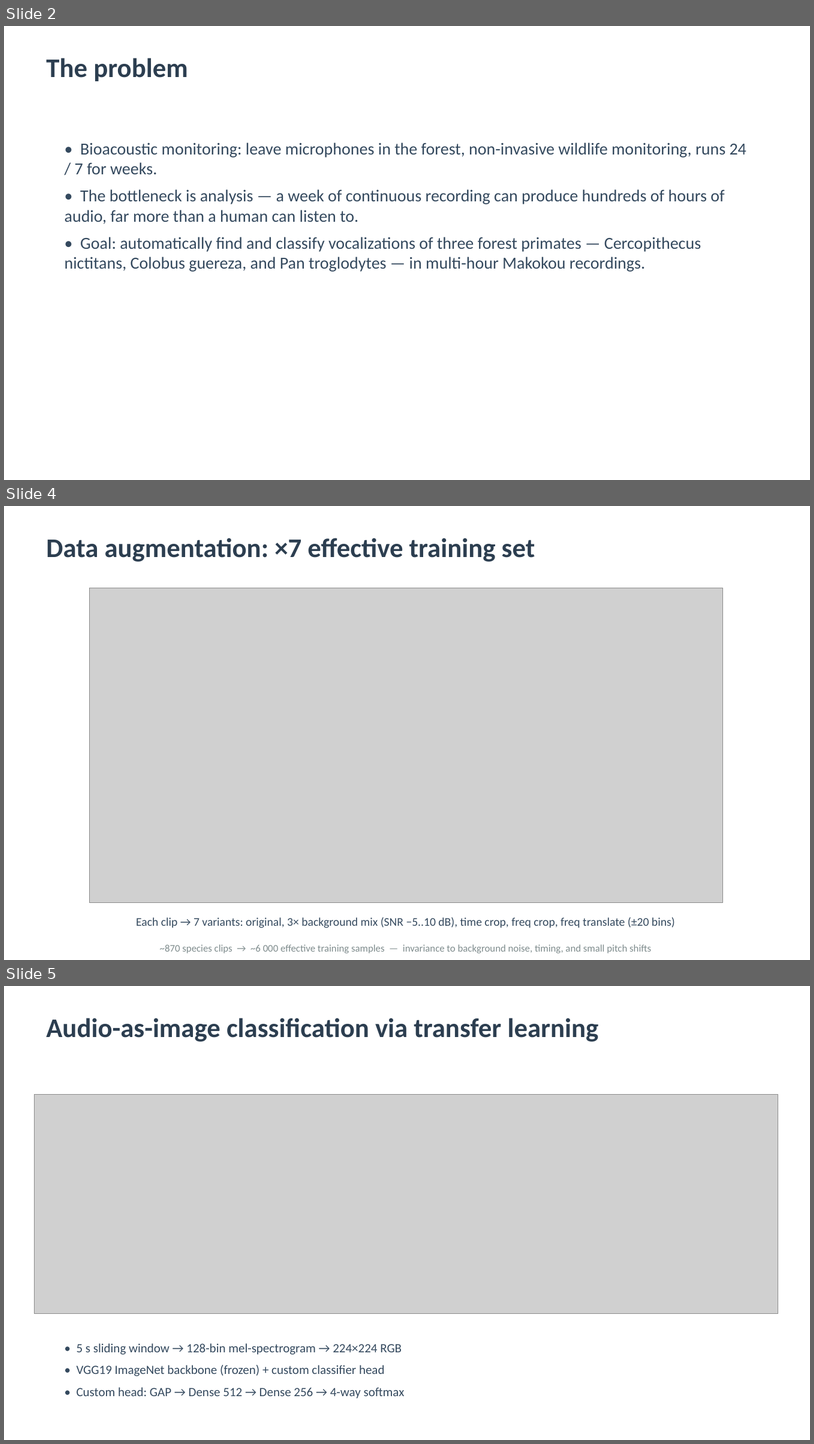
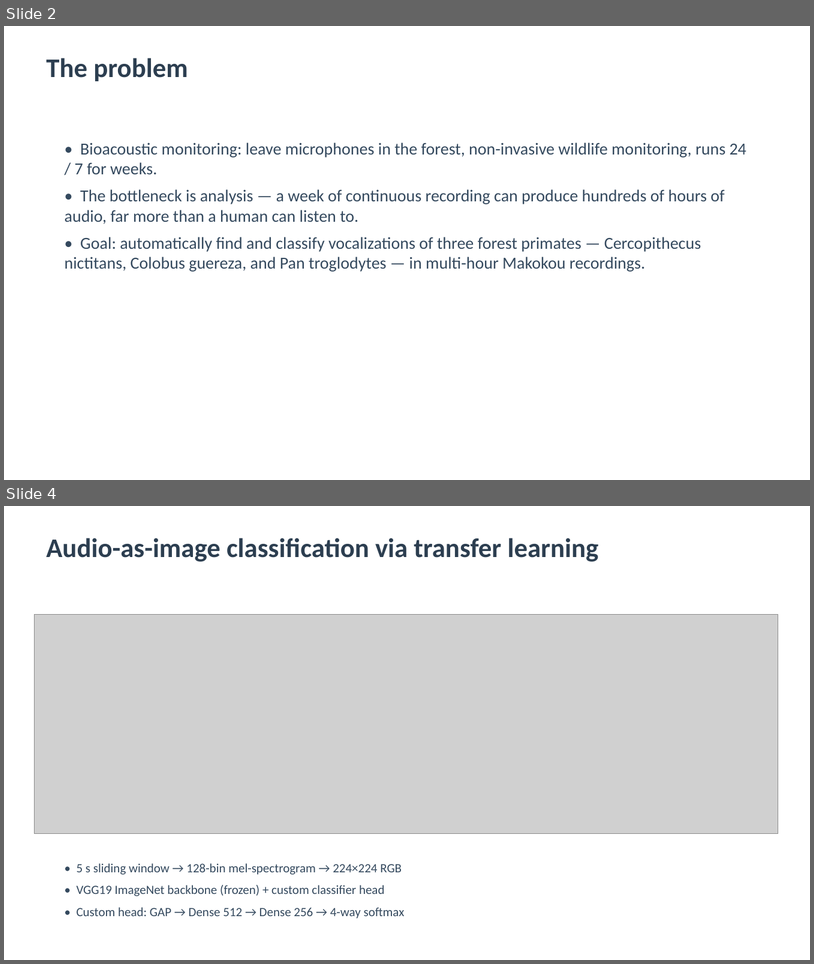
Before and after one commit to Mo119m/primates-sound-detection, a slide deck: presentation_notebooks/primate_detection_presentation.pptx. Shown one above the other, each under a label of ours: slides 2, 4 and 5 before the commit, slides 2 and 4 after it; the slides between them are not shown. The pictures are 814x1444 and 814x964 pixels, drawn with LibreOffice and Linux fonts; fonts in the diff are those of the drawing; grey boxes stand for pictures. Boxes give left, top, right and bottom in pixels: in the first picture for what was removed or moved away, otherwise in the second. Text is boxed around its words. In the diff, an @@ line names an element or a change of style, - is before the commit and + after.

```diff
--- a/presentation_notebooks/primate_detection_presentation.pptx
+++ b/presentation_notebooks/primate_detection_presentation.pptx
@@ slide 4 removed at (4, 506, 810, 960), background #FFFFFF @@
@@ text removed at (46, 538, 536, 562) @@
-Data augmentation: ×7 effective training set
@@ picture removed at (89, 588, 723, 902) @@
@@ text removed at (136, 917, 675, 928) @@
-Each clip → 7 variants: original, 3× background mix (SNR −5..10 dB), time crop, freq crop, freq translate (±20 bins)
@@ text removed at (160, 944, 651, 953) @@
-~870 species clips → ~6 000 effective training samples — invariance to background noise, timing, and small pitch shifts
@@ what was slide 5 is now slide 4 @@
```
Also in this commit, not shown: 1 slide added, 1 other slide removed, 3 other files.
